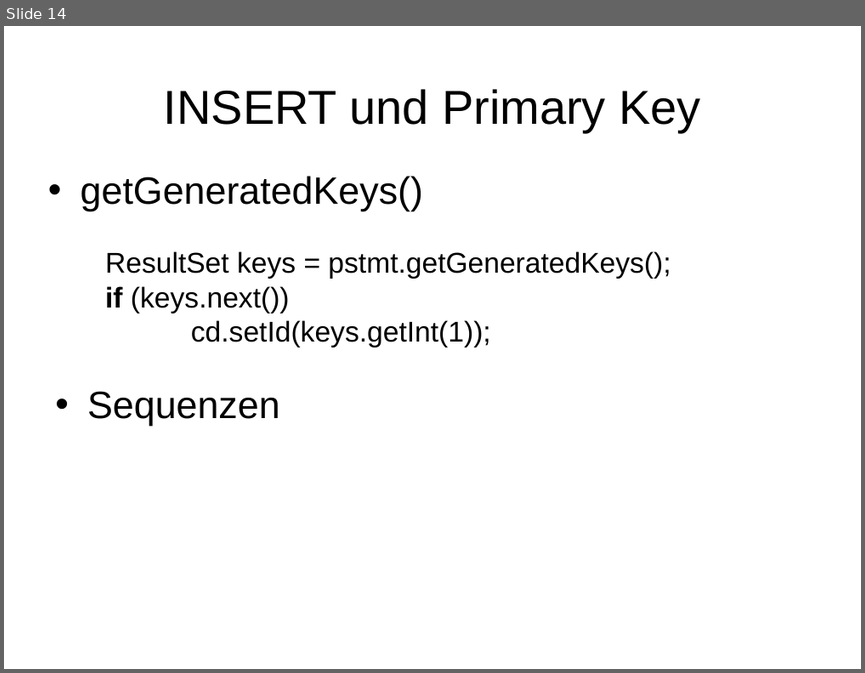
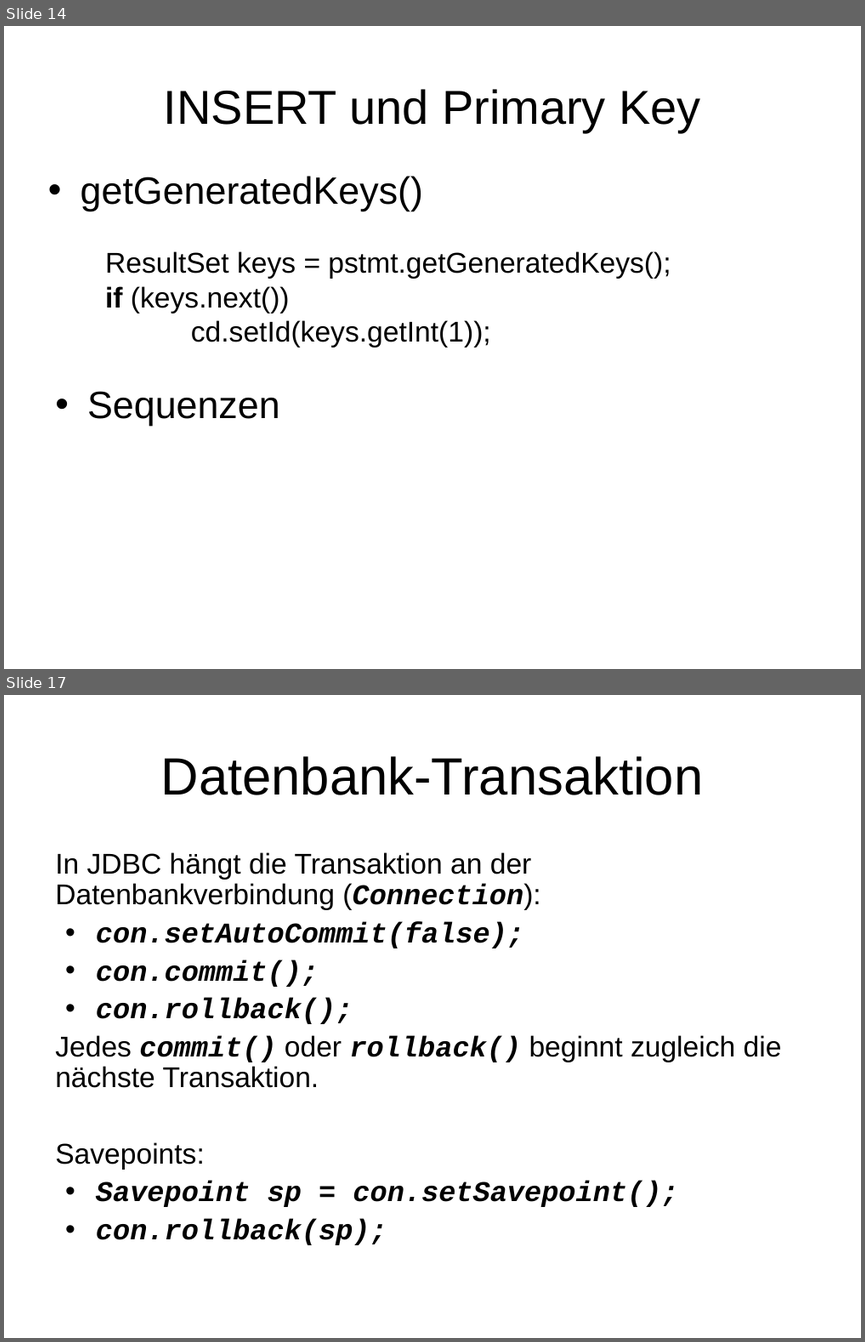
Before and after one commit to scorpa/pr-gse, a slide deck: wiki/ppt/ORM.ppt. Shown one above the other, each under a label of ours: slide 14 before the commit, slides 14 and 17 after it; the slides between them are not shown. The pictures are 865x673 and 865x1342 pixels, drawn with LibreOffice and Linux fonts; fonts in the diff are those of the drawing. Boxes give left, top, right and bottom in pixels: in the first picture for what was removed or moved away, otherwise in the second. Text is boxed around its words. In the diff, an @@ line names an element or a change of style, - is before the commit and + after.

```diff
--- a/wiki/ppt/ORM.ppt
+++ b/wiki/ppt/ORM.ppt
@@ slide 17 added at (4, 695, 861, 1338), background #FFFFFF @@
@@ title added at (161, 756, 704, 795), 44 pt, text #000000 @@
+Datenbank-Transaktion
@@ text added at (55, 852, 782, 1245), 24 pt, text #000000, bold, italic @@
+In JDBC hängt die Transaktion an der Datenbankverbindung (Connection):
+• con.setAutoCommit(false);
+• con.commit();
+• con.rollback();
+Jedes commit() oder rollback() beginnt zugleich die nächste Transaktion.
+Savepoints:
+• Savepoint sp = con.setSavepoint();
+• con.rollback(sp);
```
Also in this commit, not shown: 1 slide changed, 6 other slides added, 13 other files.
